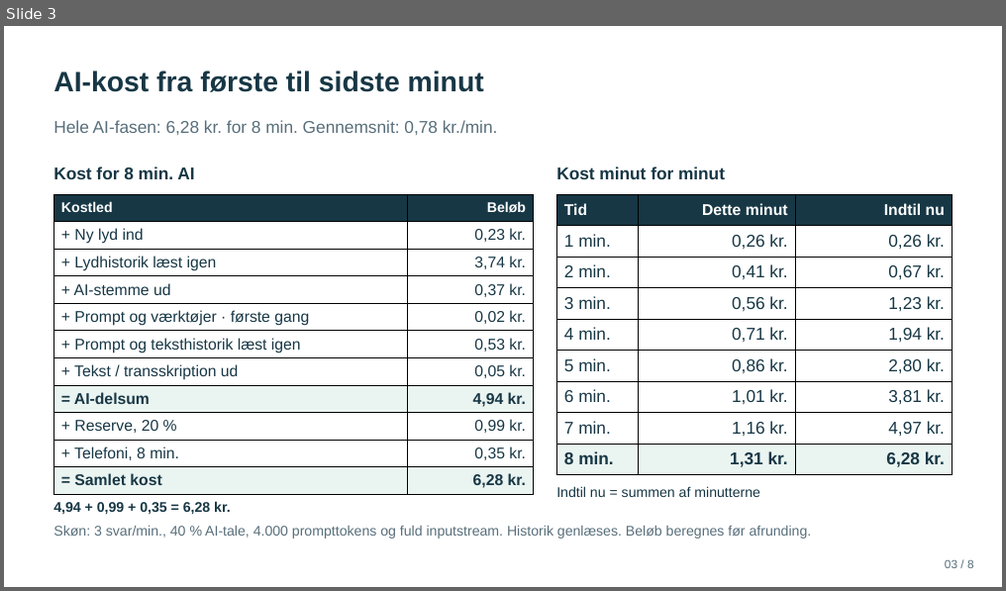
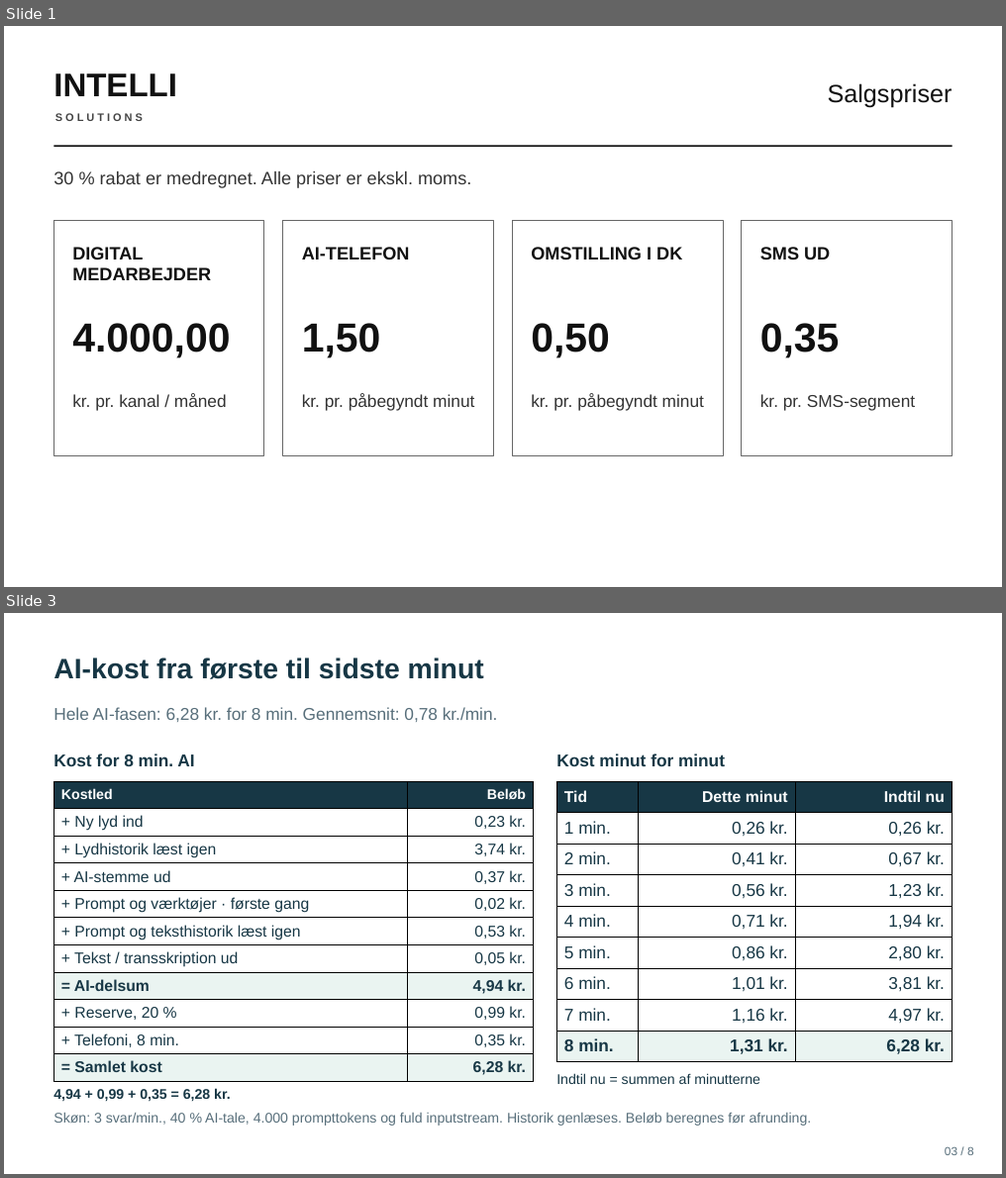
Before and after one commit to BadLegion/intelli-prisark, a slide deck: INTELLI-prispraesentation.pptx. Shown one above the other, each under a label of ours: slide 3 before the commit, slides 1 and 3 after it; the slides between them are not shown. The pictures are 1006x591 and 1006x1178 pixels, drawn with LibreOffice and Linux fonts; fonts in the diff are those of the drawing. Boxes give left, top, right and bottom in pixels: in the first picture for what was removed or moved away, otherwise in the second. Text is boxed around its words. In the diff, an @@ line names an element or a change of style, - is before the commit and + after.

Commit message:
Tilpas INTELLI-prisforside til sort-hvid print og opdater omstilling

```diff
--- a/INTELLI-prispraesentation.pptx
+++ b/INTELLI-prispraesentation.pptx
@@ slide 1 added at (x1=4, y1=26, x2=1002, y2=587), background #FFFFFF @@
@@ text added at (x1=54, y1=74, x2=177, y2=96), 31.5 pt, text #111111, bold @@
+INTELLI
@@ text added at (x1=828, y1=83, x2=952, y2=108), 24 pt, text #111111 @@
+Salgspriser
@@ text added at (x1=55, y1=112, x2=143, y2=123), 10.5 pt, text #444444, bold @@
+S O L U T I O N S
@@ text added at (x1=54, y1=172, x2=471, y2=188), 17.2 pt, text #333333 @@
+30 % rabat er medregnet. Alle priser er ekskl. moms.
@@ rectangle added at (x1=54, y1=145, x2=952, y2=147), fill #111111 @@
@@ rectangle added at (x1=54, y1=221, x2=264, y2=457), fill #FFFFFF, outline #666666 0.9 pt @@
@@ rectangle added at (x1=283, y1=221, x2=494, y2=457), fill #FFFFFF, outline #666666 0.9 pt @@
@@ rectangle added at (x1=512, y1=221, x2=723, y2=457), fill #FFFFFF, outline #666666 0.9 pt @@
@@ rectangle added at (x1=742, y1=221, x2=951, y2=457), fill #FFFFFF, outline #666666 0.9 pt @@
@@ text added at (x1=72, y1=247, x2=211, y2=280), 17.2 pt, text #111111, bold @@
+DIGITAL
+MEDARBEJDER
@@ text added at (x1=302, y1=247, x2=410, y2=260), 17.2 pt, text #111111, bold @@
+AI-TELEFON
@@ text added at (x1=531, y1=247, x2=682, y2=260), 17.2 pt, text #111111, bold @@
+OMSTILLING I DK
@@ text added at (x1=760, y1=247, x2=830, y2=260), 17.2 pt, text #111111, bold @@
+SMS UD
@@ text added at (x1=72, y1=323, x2=230, y2=359), 39 pt, text #111111, bold @@
+4.000,00
@@ text added at (x1=302, y1=323, x2=381, y2=359), 39 pt, text #111111, bold @@
+1,50
@@ text added at (x1=531, y1=323, x2=610, y2=359), 39 pt, text #111111, bold @@
+0,50
@@ text added at (x1=760, y1=323, x2=840, y2=359), 39 pt, text #111111, bold @@
+0,35
@@ text added at (x1=72, y1=393, x2=227, y2=411), 16.5 pt, text #333333 @@
+kr. pr. kanal / måned
@@ text added at (x1=302, y1=393, x2=474, y2=411), 16.5 pt, text #333333 @@
+kr. pr. påbegyndt minut
@@ text added at (x1=531, y1=393, x2=704, y2=411), 16.5 pt, text #333333 @@
+kr. pr. påbegyndt minut
@@ text added at (x1=760, y1=394, x2=915, y2=411), 16.5 pt, text #333333 @@
+kr. pr. SMS-segment
```
Also in this commit, not shown: 4 slides changed, 1 slide removed, 13 other files.
